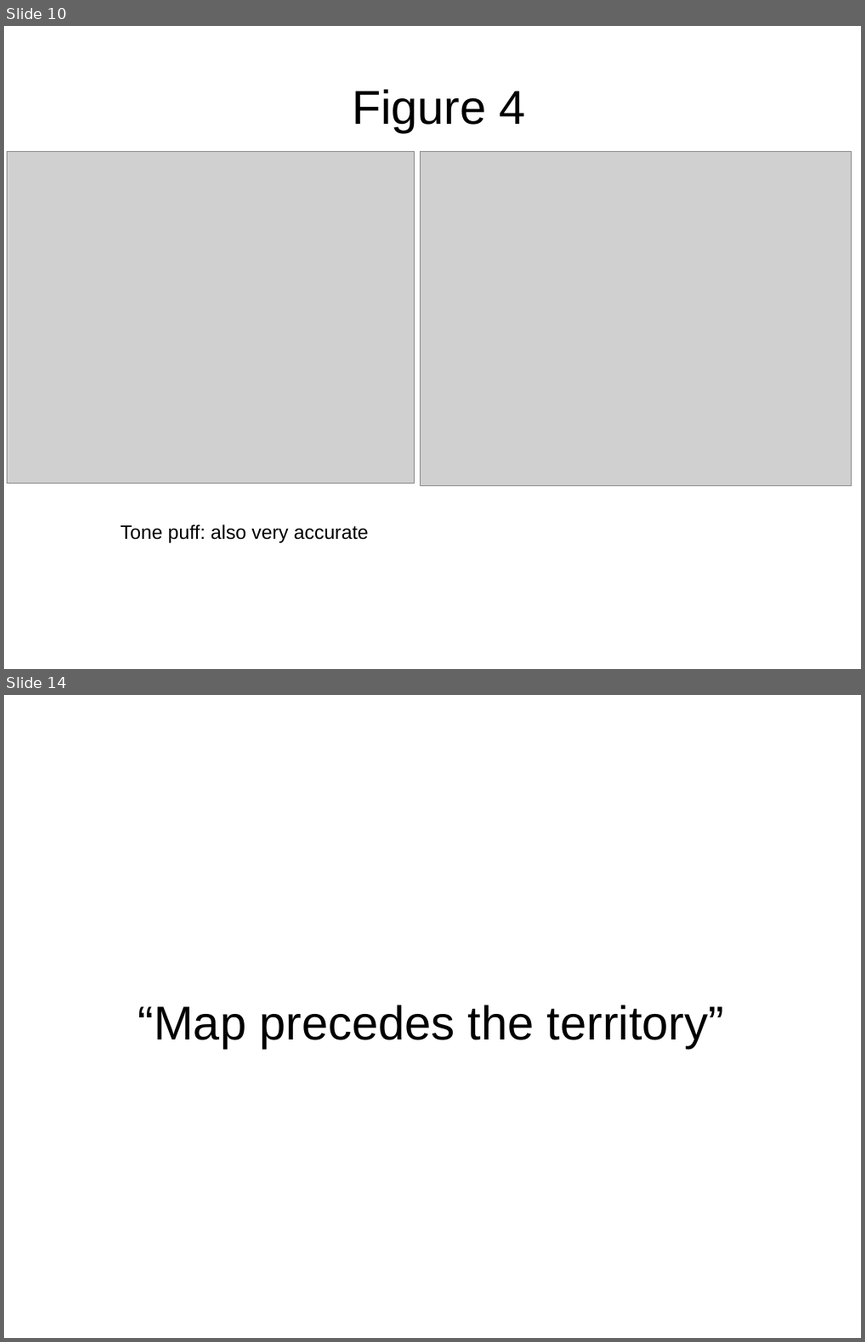
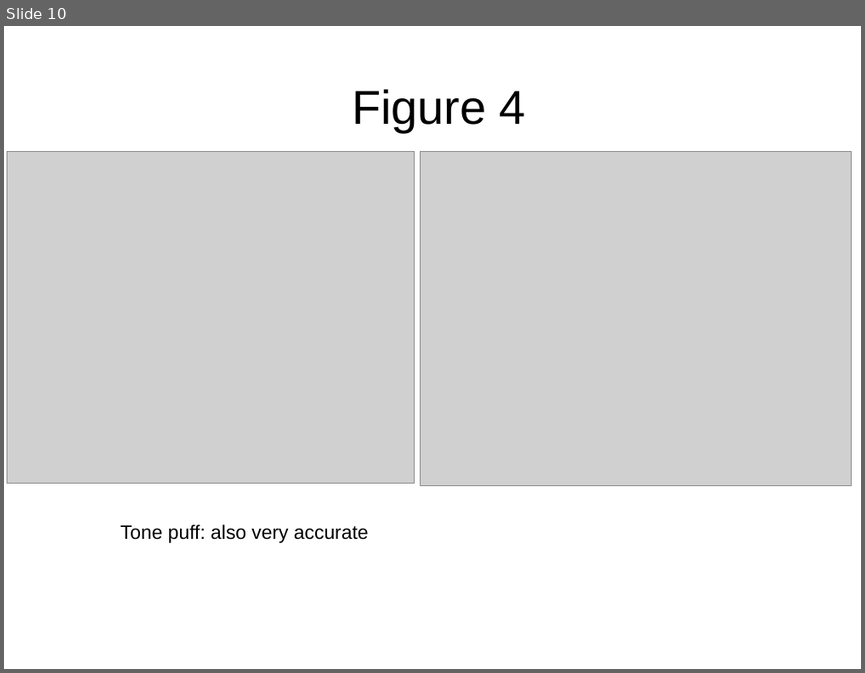
Before and after one commit to mfromano/micro-control, a slide deck: Schematics/figures_for_presentation_friday.odp. Shown one above the other, each under a label of ours: slides 10 and 14 before the commit, slide 10 after it; the slides between them are not shown. The pictures are 865x1342 and 865x673 pixels, drawn with LibreOffice and Linux fonts; fonts in the diff are those of the drawing; grey boxes stand for pictures. Boxes give left, top, right and bottom in pixels: in the first picture for what was removed or moved away, otherwise in the second. Text is boxed around its words. In the diff, an @@ line names an element or a change of style, - is before the commit and + after.

```diff
--- a/Schematics/figures_for_presentation_friday.odp
+++ b/Schematics/figures_for_presentation_friday.odp
@@ slide 14 removed at [4, 695, 861, 1338], background #FFFFFF @@
@@ title removed at [138, 1004, 724, 1048] @@
-“Map precedes the territory”
```
Also in this commit, not shown: 3 slides changed, 5 slides added, 5 other slides removed, 10 other files.
